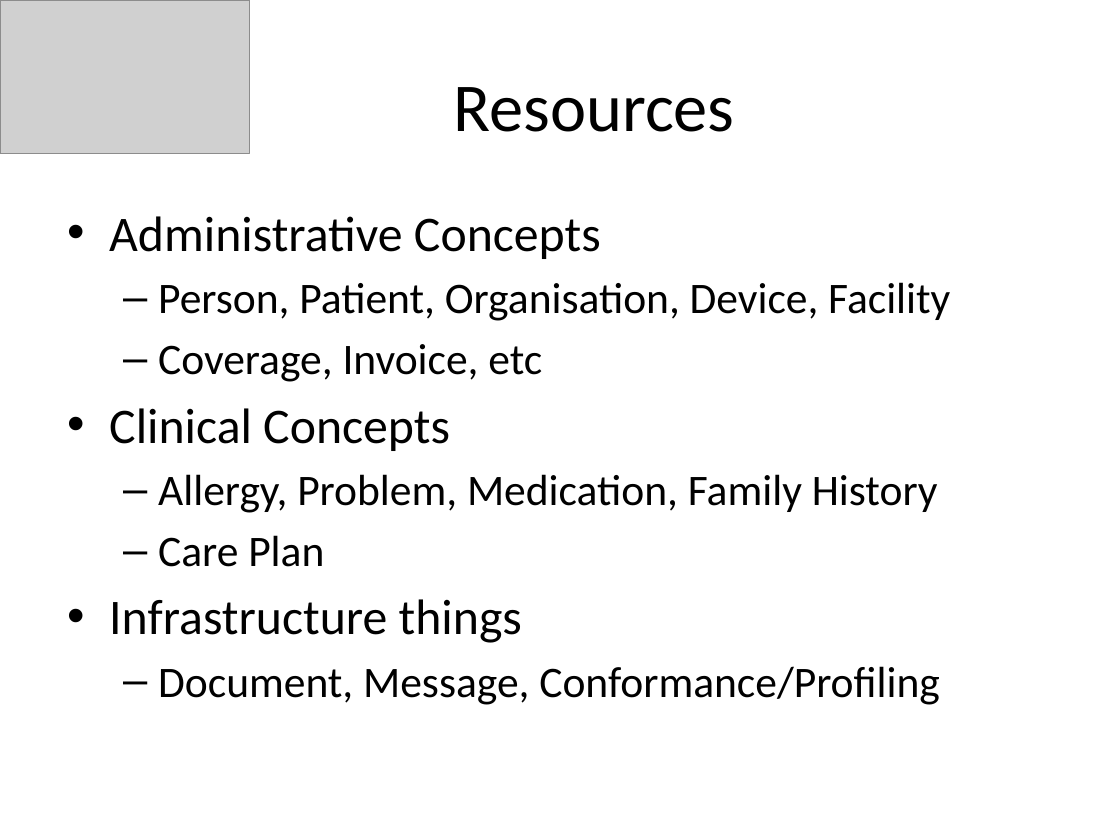
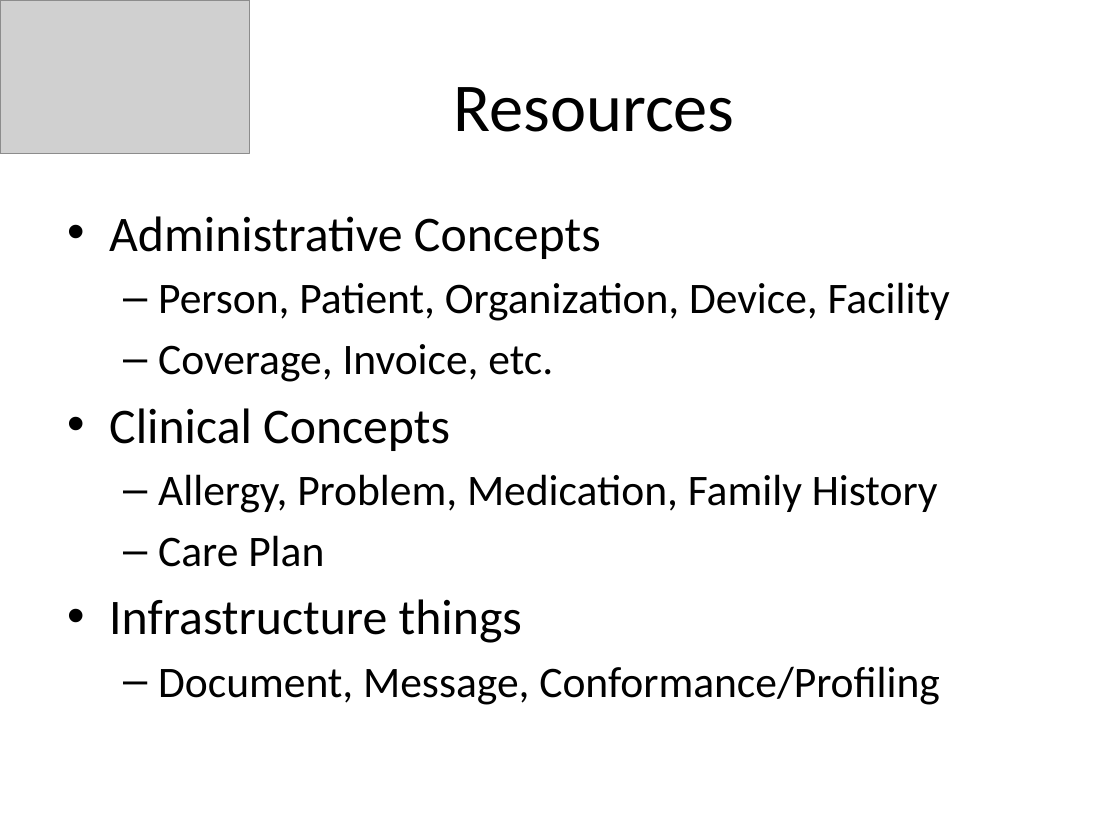
Before and after one commit to vista-novo/fhir, a slide deck: slide 6 of presentations/2012 Dec Webinar/FHIR Webinar.pptx. Drawn at 1120x840 pixels with LibreOffice and Linux fonts; fonts in the diff are those of the drawing; grey boxes stand for pictures. Boxes give left, top, right and bottom in pixels: in the first picture for what was removed or moved away, otherwise in the second. Text is boxed around its words. In the diff, an @@ line names an element or a change of style, - is before the commit and + after.

```diff
--- a/presentations/2012 Dec Webinar/FHIR Webinar.pptx
+++ b/presentations/2012 Dec Webinar/FHIR Webinar.pptx
@@ text at (x1=158, y1=282, x2=950, y2=382): text changed @@
-  – Person, Patient, Organisation, Device, Facility
-  – Coverage, Invoice, etc
+  – Person, Patient, Organization, Device, Facility
+  – Coverage, Invoice, etc.
```
Also in this commit, not shown: 3 other slides changed.
